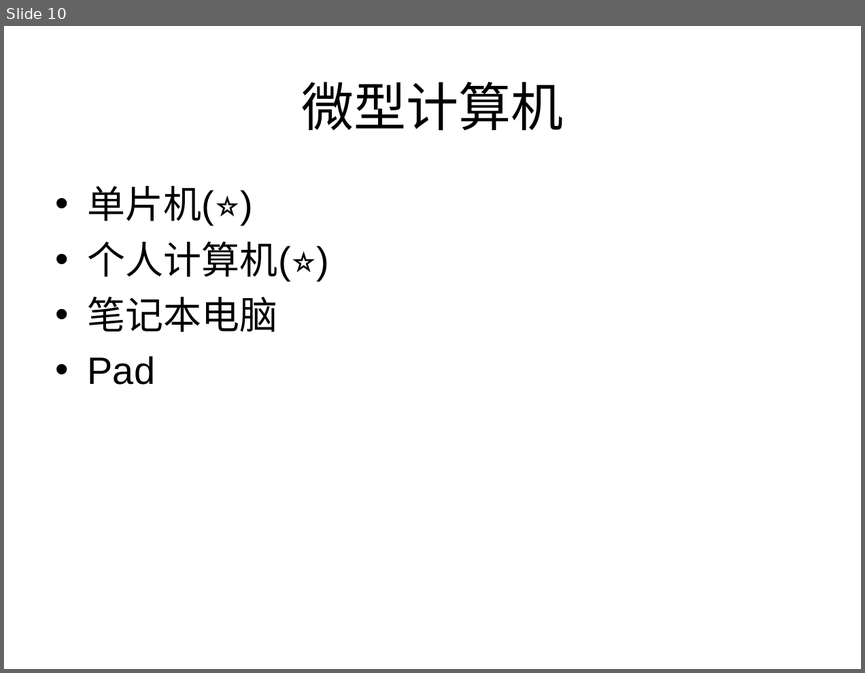
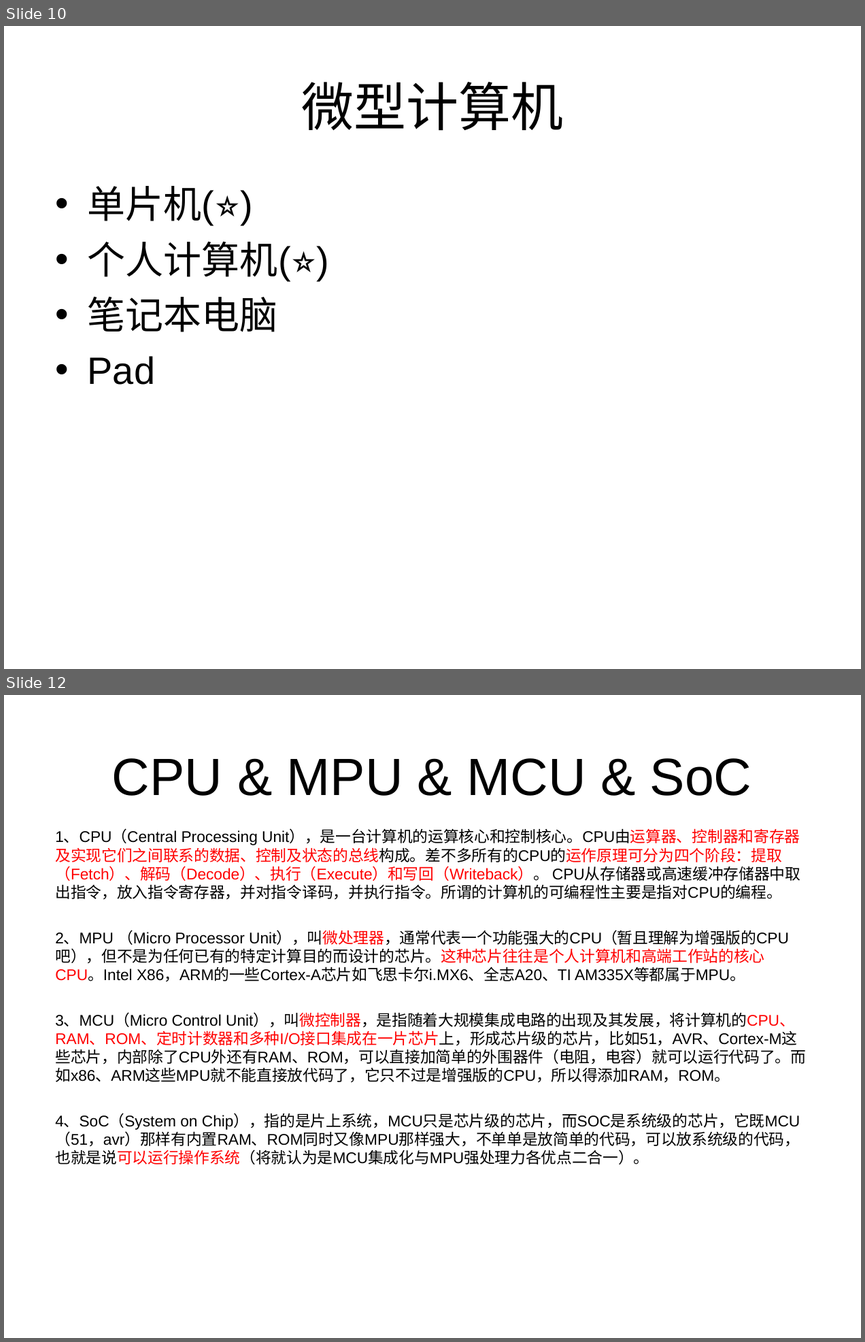
Before and after one commit to KuzuryuYaichi/Speach, a slide deck: 讲课/jk.ppt. Shown one above the other, each under a label of ours: slide 10 before the commit, slides 10 and 12 after it; the slides between them are not shown. The pictures are 865x673 and 865x1342 pixels, drawn with LibreOffice and Linux fonts; fonts in the diff are those of the drawing. Boxes give left, top, right and bottom in pixels: in the first picture for what was removed or moved away, otherwise in the second. Text is boxed around its words. In the diff, an @@ line names an element or a change of style, - is before the commit and + after.

```diff
--- a/讲课/jk.ppt
+++ b/讲课/jk.ppt
@@ slide 12 added at [4, 695, 861, 1338], background #FFFFFF @@
@@ title added at [112, 758, 752, 796], 44 pt, text #000000 @@
+CPU & MPU & MCU & SoC
@@ text added at [55, 830, 806, 1164], 12.9 pt, text #000000 @@
+1、CPU（Central Processing Unit），是一台计算机的运算核心和控制核心。CPU由运算器、控制器和寄存器及实现它们之间联系的数据、控制及状态的总线构成。差不多所有的CPU的运作原理可分为四个阶段：提取（Fetch）、解码（Decode）、执行（Execute）和写回（Writeback）。 CPU从存储器或高速缓冲存储器中取出指令，放入指令寄存器，并对指令译码，并执行指令。所谓的计算机的可编程性主要是指对CPU的编程。
+2、MPU （Micro Processor Unit），叫微处理器，通常代表一个功能强大的CPU（暂且理解为增强版的CPU吧），但不是为任何已有的特定计算目的而设计的芯片。这种芯片往往是个人计算机和高端工作站的核心CPU。Intel X86，ARM的一些Cortex-A芯片如飞思卡尔i.MX6、全志A20、TI AM335X等都属于MPU。
+3、MCU（Micro Control Unit），叫微控制器，是指随着大规模集成电路的出现及其发展，将计算机的CPU、RAM、ROM、定时计数器和多种I/O接口集成在一片芯片上，形成芯片级的芯片，比如51，AVR、Cortex-M这些芯片，内部除了CPU外还有RAM、ROM，可以直接加简单的外围器件（电阻，电容）就可以运行代码了。而如x86、ARM这些MPU就不能直接放代码了，它只不过是增强版的CPU，所以得添加RAM，ROM。
+4、SoC（System on Chip），指的是片上系统，MCU只是芯片级的芯片，而SOC是系统级的芯片，它既MCU（51，avr）那样有内置RAM、ROM同时又像MPU那样强大，不单单是放简单的代码，可以放系统级的代码，也就是说可以运行操作系统（将就认为是MCU集成化与MPU强处理力各优点二合一）。
```
Also in this commit, not shown: 4 slides changed, 18 other slides added, 2 slides removed, 3 other files.
